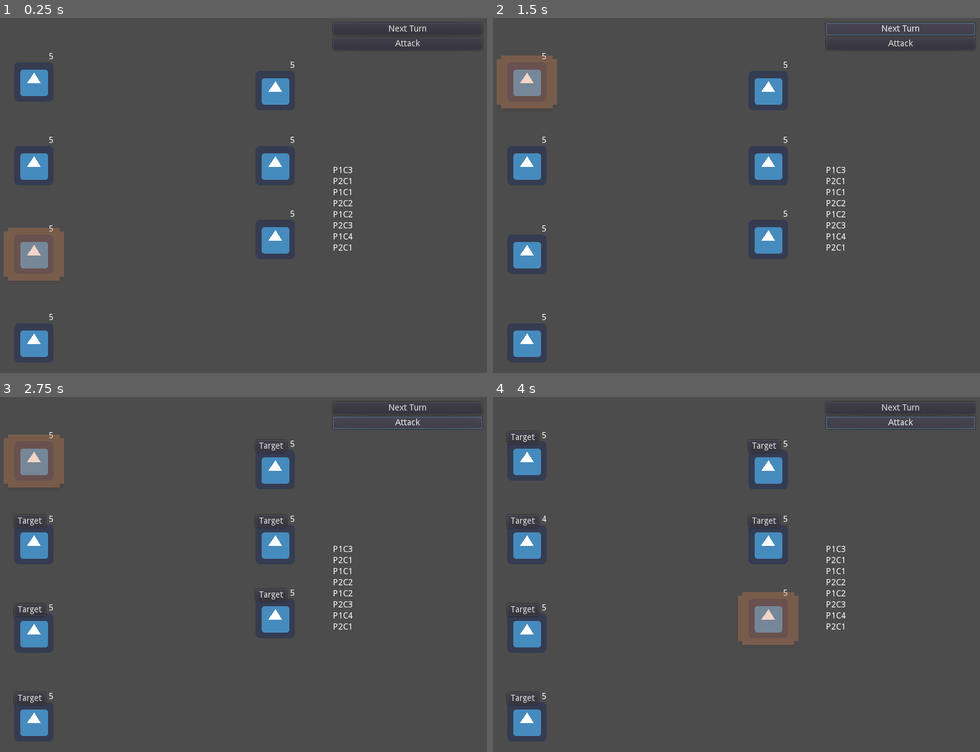
Above: before the commit, frames 1-4 (two rows, left to right).
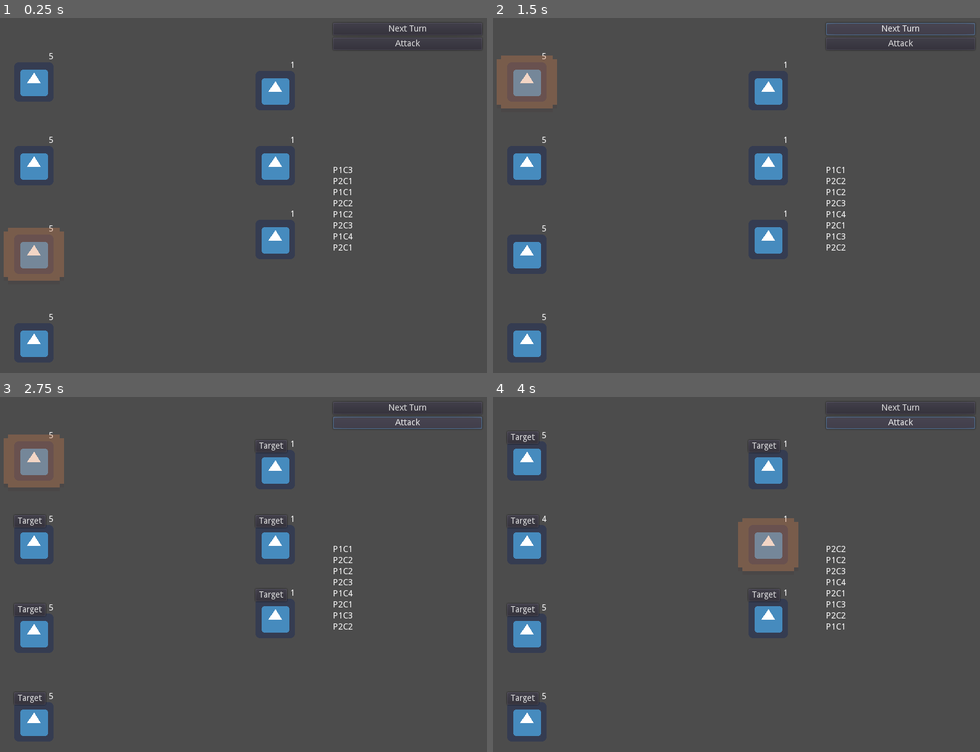
Above: after the commit, the same moments.

Repository: SiTOTG/Magic-Wars
Game: Godot game, scene res://Main.tscn
The game is run twice, just before and just after one commit, with the same random seed, the same clock (stepped at 60 frames per second) and the same inputs. The engine's default icon, where the game draws it, is replaced by a stand-in: a white triangle on a blue panel in a dark square.
Inputs:
- Up to frame 1 (0.25 s): no input
- Up to frame 2 (1.5 s): click "Next Turn" at 0.5 s; click "Next Turn" at 1.25 s
- Up to frame 3 (2.75 s): click "Attack" at 2 s
- Up to frame 4 (4 s): click "Target" at 2.75 s; click "Attack" at 3.5 s

The runs differ from the first frame. In frame 1, less than 0.1% of the frame differs, in the area x 59-61%, y 12-56%; in frame 2, 0.1%; in frame 3, 0.1%; in frame 4, 3.8%, in the area x 50-73%, y 12-70%.

Commit message:
Finish game loop

Diff:
--- a/Character/CharacterNode.gd
+++ b/Character/CharacterNode.gd
@@ -7,9 +7,18 @@
 onready var hp = character.max_hp setget set_hp
 onready var hp_label = $HP
 
+signal death
+
+func _ready():
+	hp_label.text = str(hp)
+
 func set_hp(value):
-	hp = value
+	hp = int(clamp(value, 0, character.max_hp))
 	hp_label.text = str(hp)
+	if hp == 0:
+		emit_signal("death")
+		queue_free()
+
 
 func attack(target: CharacterNode):
 	target.hp -= character.damage
--- a/Main.gd
+++ b/Main.gd
@@ -7,6 +7,11 @@
 onready var turn_order = $CanvasLayer/TurnOrder
 
 var temp_buttons = []
+
+func _ready():
+	for character in get_tree().get_nodes_in_group("Characters"):
+		if character is CharacterNode:
+			character.connect("death", self, "_check_gameover_condition")
 
 func _on_NextTurn_pressed():
 	next_turn()
@@ -28,3 +33,20 @@
 		button.queue_free()
 	temp_buttons.clear()
 	turn_order.go_to_next_turn()
+
+func _check_gameover_condition():
+	yield(get_tree(),"idle_frame")
+	var size = get_tree().get_nodes_in_group("P1 Characters").size()
+	print("P1: %d remaining" % size)
+	if size == 0:
+		print("P2 Wins!!!")
+		var timer = get_tree().create_timer(3)
+		timer.connect("timeout", get_tree(), "reload_current_scene")
+		return
+	size = get_tree().get_nodes_in_group("P2 Characters").size()
+	print("P2: %d remaining" % size)
+	if size == 0:
+		print("P1 Wins!!!")
+		var timer = get_tree().create_timer(3)
+		timer.connect("timeout", get_tree(), "reload_current_scene")
+		return
--- a/Main.tscn
+++ b/Main.tscn
@@ -39,21 +39,21 @@
 script = ExtResource( 5 )
 speed = 1
 characterName = "P2C1"
-max_hp = 5
+max_hp = 1
 damage = 1
 
 [sub_resource type="Resource" id=5]
 script = ExtResource( 5 )
 speed = 1
 characterName = "P2C2"
-max_hp = 5
+max_hp = 1
 damage = 1
 
 [sub_resource type="Resource" id=6]
 script = ExtResource( 5 )
 speed = 1
 characterName = "P2C3"
-max_hp = 5
+max_hp = 1
 damage = 1
 
 [node name="Main" type="Node2D"]
--- a/World/TurnOrder/TurnOrder.gd
+++ b/World/TurnOrder/TurnOrder.gd
@@ -2,49 +2,61 @@
 
 onready var character_list_ui = $ListArea/CharacterList
 onready var current_turn_indicator = $CurrentTurnIndicator
-var Players := {
-	"P1 Characters" : {"TurnOrder": [],
-		"CurrentTurn": 0},
-	"P2 Characters" : {"TurnOrder": [],
-		"CurrentTurn": 0}
+#var players := {
+#	"P1 Characters" : {"TurnOrder": [],
+#		"CurrentTurn": 0},
+#	"P2 Characters" : {"TurnOrder": [],
+#		"CurrentTurn": 0}
+#}
+var players = {
+	"P1 Characters" : Player.new(),
+	"P2 Characters" : Player.new()
 }
 
 var current_turn: CharacterNode = null
 var player_order: Array = []
 var global_turn_order: Array = []
 
-export (int, 1, 20) var max_display_turns = 16
+export (int, 1, 20) var max_display_turns = 8
 
 func _ready():
-	for group in Players:
+	for group in players:
 		for character_node in get_tree().get_nodes_in_group(group):
 			if character_node is CharacterNode:
-				Players[group].TurnOrder.append(character_node)
+				players[group].add_character(character_node)
+				character_node.connect("death", self, "_on_character_death", [character_node])
 
-		Players[group].TurnOrder.sort_custom(SpeedSorter, "sort_speed")
+		players[group].turn_order.sort_custom(SpeedSorter, "sort_speed")
 
-	if Players["P1 Characters"].TurnOrder[0].character.speed > Players["P2 Characters"].TurnOrder[0].character.speed:
-		current_turn = Players["P1 Characters"].TurnOrder[0]
+	if players["P1 Characters"].get_top_speed() > players["P2 Characters"].get_top_speed():
+		current_turn = players["P1 Characters"].get_current()
 		player_order = ["P1 Characters", "P2 Characters"]
 	else:
-		current_turn = Players["P2 Characters"].TurnOrder[0]
+		current_turn = players["P2 Characters"].get_current()
 		player_order = ["P2 Characters", "P1 Characters"]
 	calculate_turn_order()
 	update_ui()
 
 func calculate_turn_order():
 	global_turn_order.clear()
-	var max_characters = 0
-	for player_name in Players:
-		var player = Players[player_name]
-		var n = player.TurnOrder.size()
-		if n > max_characters: max_characters = n
 
-	for i in range(max_characters*2):
-		var player = player_order[i%2]
-		var character = int(floor(i/2))%Players[player].TurnOrder.size()
-		var character_node = Players[player].TurnOrder[character]
-		global_turn_order.append(character_node)
+	if players["P1 Characters"].get_number_of_characters() == 0:
+		global_turn_order = players["P2 Characters"].turn_order.duplicate()
+		return
+	if players["P2 Characters"].get_number_of_characters() == 0:
+		global_turn_order = players["P1 Characters"].turn_order.duplicate()
+		return
+	var p1 = players["P1 Characters"].copy()
+	var p2 = players["P2 Characters"].copy()
+	var current_idx = player_order.find(get_player(current_turn))
+	for i in range(current_idx,max_display_turns+current_idx):
+		var player_name = player_order[i % player_order.size()]
+		if player_name == "P1 Characters":
+			global_turn_order.append(p1.get_current())
+		else:
+			global_turn_order.append(p2.get_current())
+			p1.go_to_next_turn()
+			p2.go_to_next_turn()
 
 func update_ui():
 	for child in character_list_ui.get_children():
@@ -57,17 +69,19 @@
 
 	update_turn_ui()
 
-func get_player(character : CharacterNode):
+func get_player(character : CharacterNode) -> String:
 	for group in character.get_groups():
-		if group in Players:
+		if group in players:
 			return group
-	return null
+	printerr("Non-existing player!")
+	return ""
 
-func get_next_player(player: String):
-	for player_name in Players:
+func get_next_player(player: String) -> String:
+	for player_name in players:
 		if player_name != player:
 			return player_name
-	return null
+	printerr("Non-existing player!")
+	return ""
 
 func update_turn_ui():
 	if current_turn:
@@ -81,8 +95,62 @@
 		return a.character.speed > b.character.speed
 
 func go_to_next_turn():
+	if not current_turn:
+		return
 	var next_player = get_next_player(get_player(current_turn))
-	var player_dict = Players[next_player]
-	player_dict.CurrentTurn = (player_dict.CurrentTurn + 1) % player_dict.TurnOrder.size()
-	current_turn = player_dict.TurnOrder[player_dict.CurrentTurn]
-	update_turn_ui()
+	if next_player == player_order[0]:
+		for player in players:
+			players[player].go_to_next_turn()
+	current_turn = players[next_player].get_current()
+	calculate_turn_order()
+	update_ui()
+
+func _on_character_death(character: CharacterNode):
+	var player_name = get_player(character)
+	var player: Player = players[player_name]
+	player.remove_character(character)
+	if player_name == get_player(current_turn):
+		current_turn = player.get_current()
+	calculate_turn_order()
+	update_ui()
+
+class Player:
+	var turn_order: Array = []
+	var current: int = 0
+
+	func add_character(value: CharacterNode):
+		turn_order.append(value)
+
+	func get_top_speed():
+		if turn_order.size() == 0:
+			return
+		return turn_order[0].character.speed
+
+	func get_current():
+		if turn_order.size() == 0:
+			return
+		return turn_order[current]
+
+	func get_number_of_characters():
+		return turn_order.size()
+
+	func go_to_next_turn():
+		if turn_order.size() == 0:
+			return
+		current = (current +1) % turn_order.size()
+
+	func remove_character(character: CharacterNode):
+		var pos = turn_order.find(character)
+		if pos < current:
+			current -= 1
+		turn_order.remove(pos)
+		if turn_order.size() == 0:
+			return
+		current = current % turn_order.size()
+		return current
+
+	func copy() -> Player:
+		var new = Player.new()
+		new.turn_order = turn_order.duplicate()
+		new.current = current
+		return new
